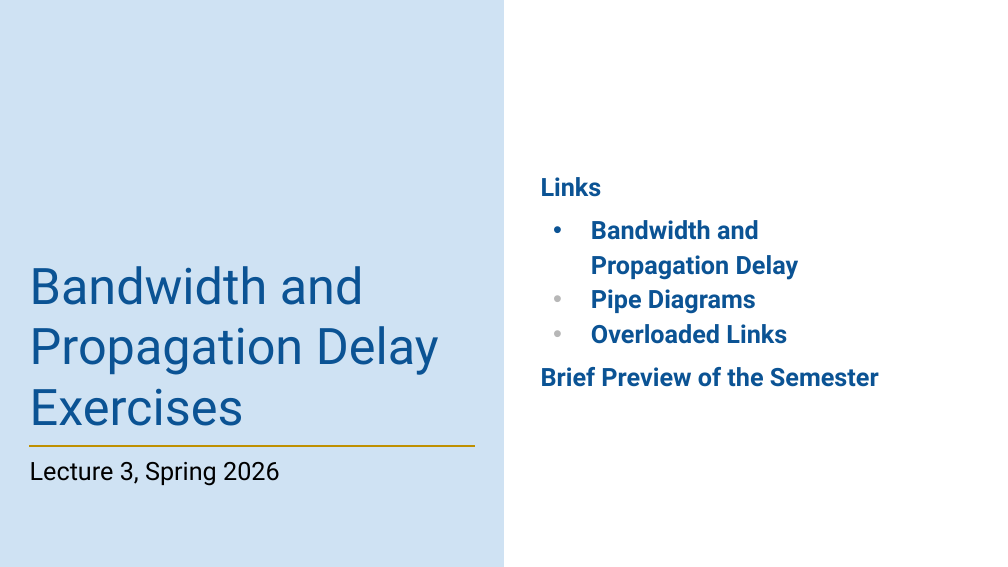
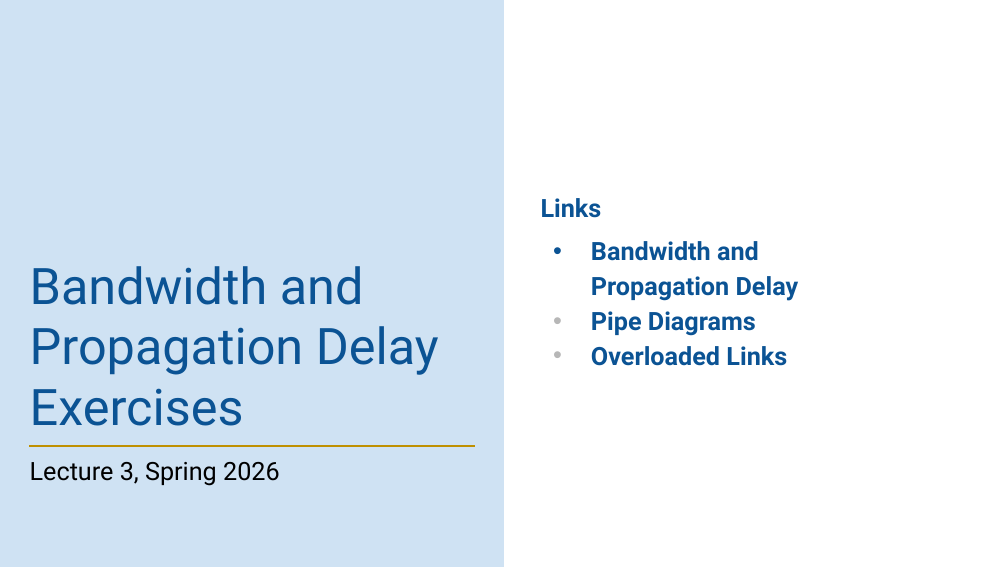
Before and after one commit to guhofstra/CSC175Sp26, a slide deck: slide 1 of PPTs/Lecture 3 - Links Exercises.pptx. Drawn at 1008x567 pixels with LibreOffice and Linux fonts; fonts in the diff are those of the drawing. Boxes give left, top, right and bottom in pixels: in the first picture for what was removed or moved away, otherwise in the second. Text is boxed around its words. In the diff, an @@ line names an element or a change of style, - is before the commit and + after.

```diff
--- a/PPTs/Lecture 3 - Links Exercises.pptx
+++ b/PPTs/Lecture 3 - Links Exercises.pptx
@@ text at (x1=541, y1=367, x2=879, y2=387): paragraph removed @@
-Brief Preview of the Semester
```
Also in this commit, not shown: 1 other slide changed, 4 other files.
